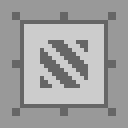
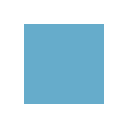
The second 128x128 image is a revision of the first. Changes to its layers:
added layer "Layer 8" above "Layer 7" over bbox(24, 24, 104, 104)
hid "Layer 2" over bbox(0, 0, 128, 128)
